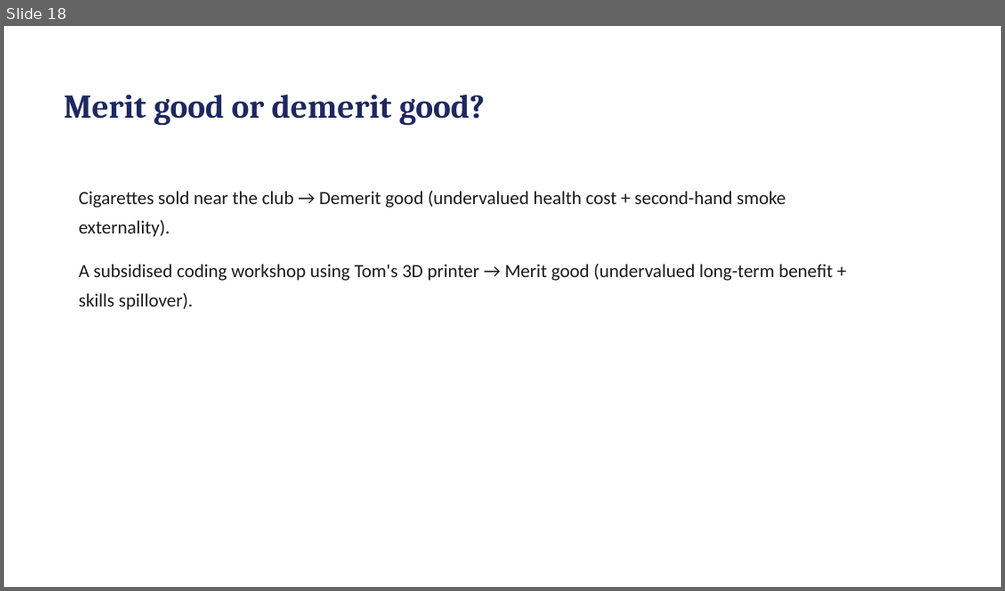
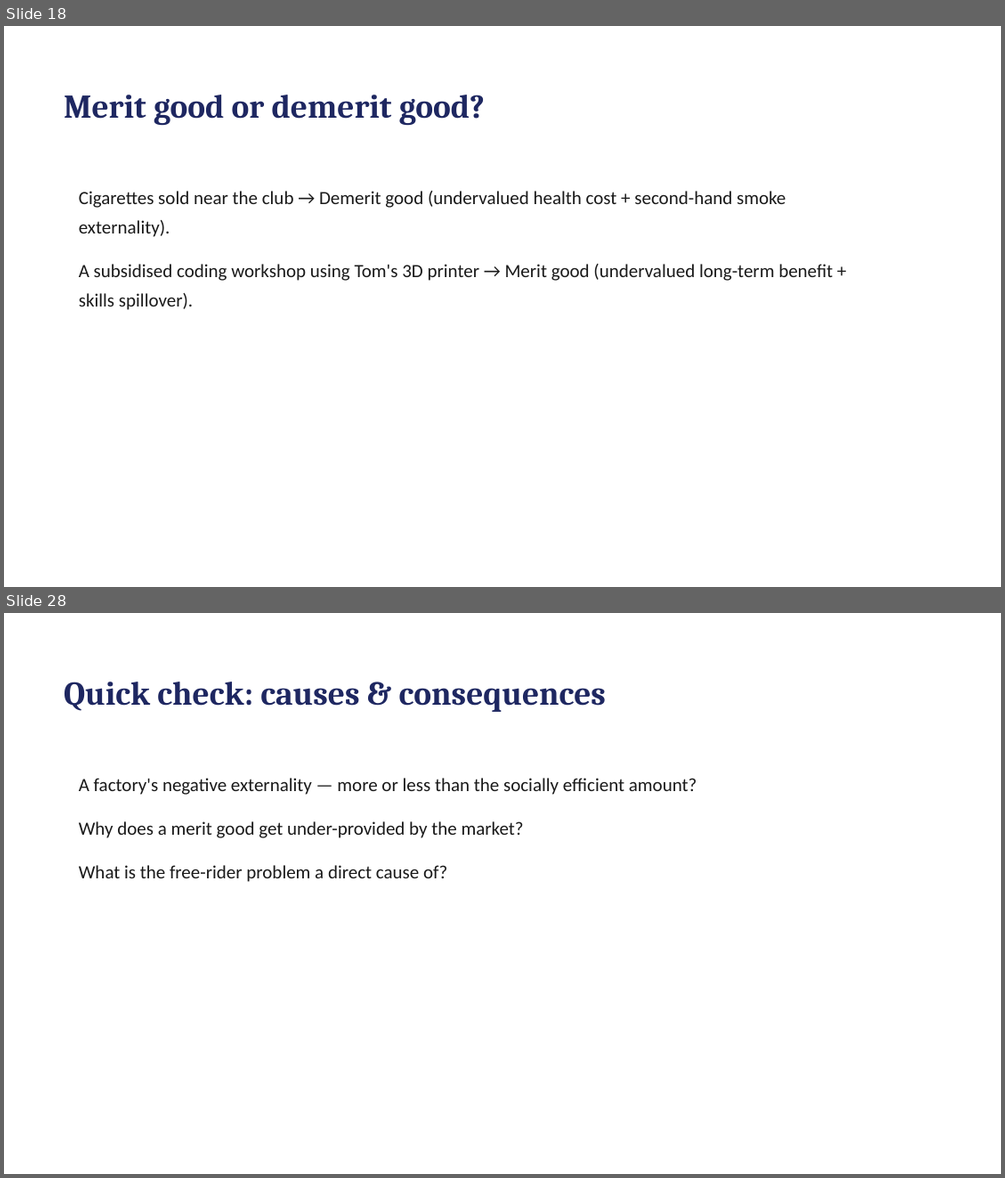
Before and after one commit to rebeccakfurness-boop/selongbayschool-teaching, a slide deck: courses/tom-economics/lessons/lesson-07/slides.pptx. Shown one above the other, each under a label of ours: slide 18 before the commit, slides 18 and 28 after it; the slides between them are not shown. The pictures are 1005x591 and 1005x1178 pixels, drawn with LibreOffice and Linux fonts; fonts in the diff are those of the drawing. Boxes give left, top, right and bottom in pixels: in the first picture for what was removed or moved away, otherwise in the second. Text is boxed around its words. In the diff, an @@ line names an element or a change of style, - is before the commit and + after.

```diff
--- a/courses/tom-economics/lessons/lesson-07/slides.pptx
+++ b/courses/tom-economics/lessons/lesson-07/slides.pptx
@@ slide 28 added at box(4, 613, 1001, 1174), background #FFFFFF @@
@@ text added at box(64, 682, 606, 712), 32 pt, text #1E2761, bold @@
+Quick check: causes & consequences
@@ text added at box(79, 778, 696, 882), 18 pt, text #1A1A1A @@
+A factory's negative externality — more or less than the socially efficient amount?
+Why does a merit good get under-provided by the market?
+What is the free-rider problem a direct cause of?
```
Also in this commit, not shown: 3 slides changed, 9 other slides added, 1 slide removed, 29 other files.
